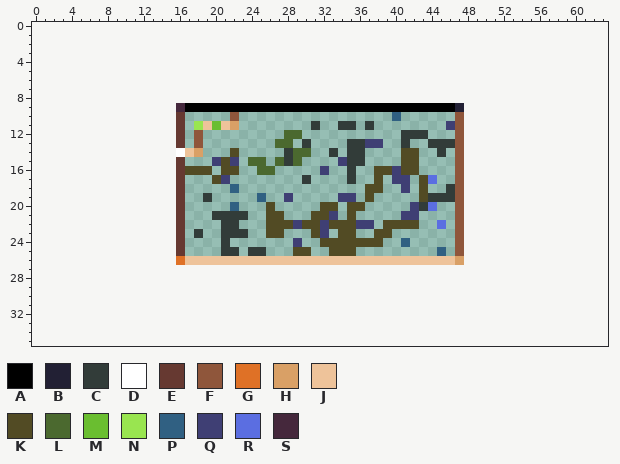
A pixel-art sprite gets an edit: assets/maps/lvl-02.png. Above, as it was before the edit.
The file is 32x18 pixels. The old version is drawn lined up with the new one, on the new canvas.
Palette (. is transparent): A #000000  B #222034  C #323c39  D #ffffff  E #663931  F #8f563b  G #df7126  H #d9a066  J #eec39a  K #524b24  L #4b692f  M #6abe30  N #99e550  P #306082  Q #3f3f74  R #5b6ee1  S #45283c
Pixels before, first column x 16:
 9 SAAAAAAAAAAAAAAAAAAAAAAAAAAAAAAB
10 E.....F.................P......F
11 E.NJMJH........C..CC.C........QF
12 E.F.........LL...........CCC...F
13 E.F........LL.C....CCQQ..C..CCCF
14 DJH...K.....CLL..C.CC....KK..C.F
15 E...QKQ.LL.LCL....QCC....KK....F
16 EKKK.KK..LL.....Q..C..KKQKK....F
17 E...KQ........C....C..K.QQ.KR..F
18 E.....P..............KK..Q.K..CF
19 E..C.....P..Q.....QQ.K.....KCCCF
20 E.....P...K.....KK.KK.....QCR..F
21 E...CCCC..KK...KKQ.K.....QQ....F
22 E....CC...KKKQKKQKKKQQ.KKKK..R.F
23 E.C..CCC..KK...KQ.KK..KK.......F
24 E....C.......Q..KKKKKKK..P.....F
25 E....CC.CC...KK..KKK.........P.F
26 GJJJJJJJJJJJJJJJJJJJJJJJJJJJJJJH
The same view after the edit:
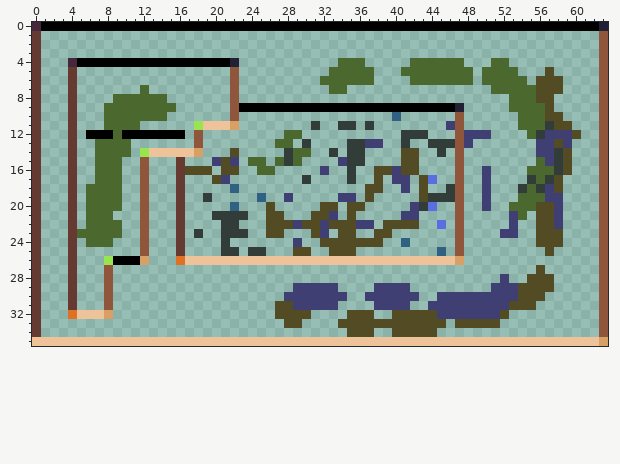
Edits made:
canvas 32x18 -> 64x36, the old top-left corner now at 16,9
y 0: x 0..63 ................................................................ -> SAAAAAAAAAAAAAAAAAAAAAAAAAAAAAAAAAAAAAAAAAAAAAAAAAAAAAAAAAAAAAAB
y 1..3: x 0 . -> E; x 63 . -> F
y 4: x 0 . -> E; x 4..22 ................... -> SAAAAAAAAAAAAAAAAAB; x 34..36 ... -> LLL; x 42..47 ...... -> LLLLLL; x 51..52 .. -> LL; x 63 . -> F
y 5: x 0 . -> E; x 4 . -> E; x 22 . -> F; x 33..37 ..... -> LLLLL; x 41..48 ........ -> LLLLLLLL; x 50..53 .... -> LLLL; x 57 . -> K; x 63 . -> F
y 6: x 0 . -> E; x 4 . -> E; x 22 . -> F; x 32..37 ...... -> LLLLLL; x 42..48 ....... -> LLLLLLL; x 50..54 ..... -> LLLLL; x 56..58 ... -> KKK; x 63 . -> F
y 7: x 0 . -> E; x 4 . -> E; x 12 . -> L; x 22 . -> F; x 33..34 .. -> LL; x 51..58 ........ -> LLLLLKKK; x 63 . -> F
y 8: x 0 . -> E; x 4 . -> E; x 9..14 ...... -> LLLLLL; x 22 . -> F; x 53..57 ..... -> LLLKK; x 63 . -> F
y 9: x 0 . -> E; x 4 . -> E; x 8..22 ........SAAAAAA -> LLLLLLLL......F; x 53..57 ..... -> LLLLK; x 63 . -> F
y 10: x 0 . -> E; x 4 . -> E; x 8..14 ....... -> LLLLLLL; x 16 E -> .; x 54..58 ..... -> LLLKK; x 63 . -> F
y 11: x 0 . -> E; x 4 . -> E; x 8..11 .... -> LLLL; x 16 E -> .; x 20 M -> J; x 54..59 ...... -> LLLCKK; x 63 . -> F
y 12: x 0 . -> E; x 4 . -> E; x 6..16 ..........E -> AAALAAAAAAA; x 48..50 ... -> QQQ; x 55..60 ...... -> LCQQQK; x 63 . -> F
y 13: x 0 . -> E; x 4 . -> E; x 7..10 .... -> LLLL; x 16 E -> .; x 48 . -> Q; x 56..59 .... -> QQKQ; x 63 . -> F
y 14: x 0 . -> E; x 4 . -> E; x 7..10 .... -> LLLL; x 12..16 ....D -> NJJJJ; x 56..59 .... -> QQCK; x 63 . -> F
y 15: x 0 . -> E; x 4 . -> E; x 7..9 ... -> LLL; x 12 . -> F; x 56..59 .... -> LQCK; x 63 . -> F
y 16: x 0 . -> E; x 4 . -> E; x 7..9 ... -> LLL; x 12 . -> F; x 50 . -> Q; x 55..59 ..... -> LLLCK; x 63 . -> F
y 17: x 0 . -> E; x 4 . -> E; x 7..9 ... -> LLL; x 12 . -> F; x 50 . -> Q; x 55..58 .... -> CLCK; x 63 . -> F
y 18: x 0 . -> E; x 4 . -> E; x 6..9 .... -> LLLL; x 12 . -> F; x 50 . -> Q; x 54..58 ..... -> CLCQK; x 63 . -> F
y 19: x 0 . -> E; x 4 . -> E; x 6..9 .... -> LLLL; x 12 . -> F; x 50 . -> Q; x 54..58 ..... -> LLLQQ; x 63 . -> F
y 20: x 0 . -> E; x 4 . -> E; x 6..9 .... -> LLLL; x 12 . -> F; x 50 . -> Q; x 53..58 ...... -> LLLKKQ; x 63 . -> F
y 21: x 0 . -> E; x 4 . -> E; x 6..8 ... -> LLL; x 12 . -> F; x 53..54 .. -> QL; x 56..58 ... -> KKQ; x 63 . -> F
y 22: x 0 . -> E; x 4 . -> E; x 6..9 .... -> LLLL; x 12 . -> F; x 53 . -> Q; x 56..58 ... -> KKQ; x 63 . -> F
y 23: x 0 . -> E; x 4..9 ...... -> ELLLLL; x 12 . -> F; x 52..53 .. -> QQ; x 56..58 ... -> KKK; x 63 . -> F
y 24: x 0 . -> E; x 4 . -> E; x 6..8 ... -> LLL; x 12 . -> F; x 56..58 ... -> KKK; x 63 . -> F
y 25: x 0 . -> E; x 4 . -> E; x 12 . -> F; x 57 . -> K; x 63 . -> F
y 26: x 0 . -> E; x 4 . -> E; x 8..12 ..... -> NAAAH; x 63 . -> F
y 27: x 0 . -> E; x 4 . -> E; x 8 . -> F; x 56 . -> K; x 63 . -> F
y 28: x 0 . -> E; x 4 . -> E; x 8 . -> F; x 52 . -> Q; x 55..57 ... -> KKK; x 63 . -> F
y 29: x 0 . -> E; x 4 . -> E; x 8 . -> F; x 29..33 ..... -> QQQQQ; x 38..41 .... -> QQQQ; x 51..57 ....... -> QQQKKKK; x 63 . -> F
y 30: x 0 . -> E; x 4 . -> E; x 8 . -> F; x 28..34 ....... -> QQQQQQQ; x 37..42 ...... -> QQQQQQ; x 45..56 ............ -> QQQQQQQQQKKK; x 63 . -> F
y 31: x 0 . -> E; x 4 . -> E; x 8 . -> F; x 27..33 ....... -> KKQQQQQ; x 38..41 .... -> QQQQ; x 44..55 ............ -> QQQQQQQQQKKK; x 63 . -> F
y 32: x 0 . -> E; x 4..8 ..... -> GJJJH; x 27..30 .... -> KKKK; x 35..37 ... -> KKK; x 40..52 ............. -> KKKKKQQQQQQQK; x 63 . -> F
y 33: x 0 . -> E; x 28..29 .. -> KK; x 34..45 ............ -> KKKKKKKKKKKK; x 47..51 ..... -> KKKKK; x 63 . -> F
y 34: x 0 . -> E; x 35..37 ... -> KKK; x 40..44 ..... -> KKKKK; x 63 . -> F
y 35: x 0..63 ................................................................ -> JJJJJJJJJJJJJJJJJJJJJJJJJJJJJJJJJJJJJJJJJJJJJJJJJJJJJJJJJJJJJJJH
Changed places in both pictures, as pixel boxes (x1, y1, x2, y2):
changed: (32, 22, 608, 346)
